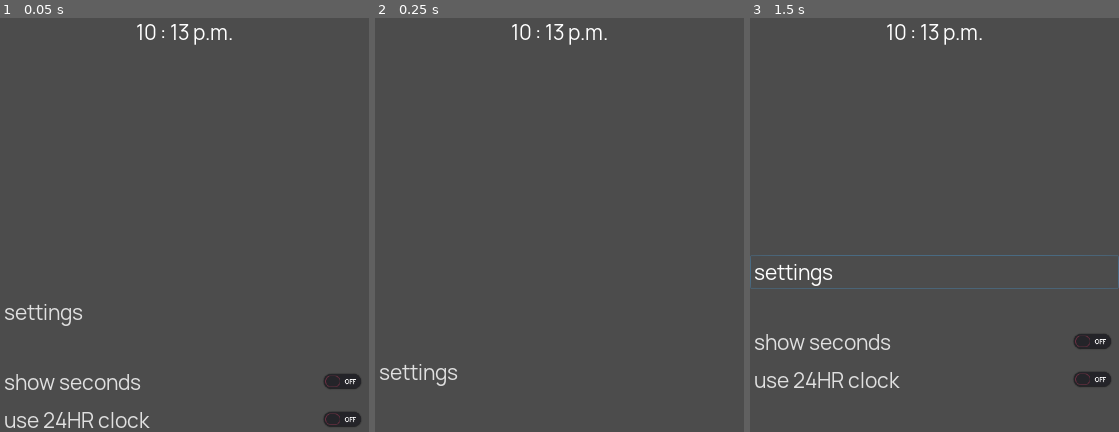
Above: before the commit, frames 1-3 (left to right).
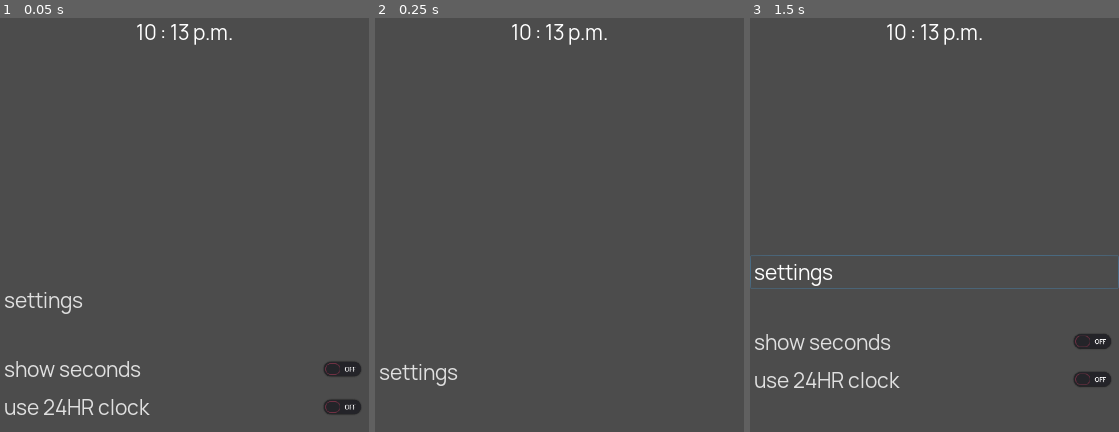
Above: after the commit, the same moments.

Repository: mrwm/clock
Game: Godot game, scene res://Main.tscn
Two runs of this game, one before a commit and one after it. Both use one fixed random seed, a clock stepped at 60 frames per second and the inputs below.
Inputs (mouse positions are in pixels of both pictures, inside the frame that each line leads up to):
- Up to frame 1 (0.05 s): no input
- Up to frame 2 (0.25 s): no input
- Up to frame 3 (1.5 s): tap Enter at 0.5 s; move the mouse to (outside the picture) at 0.52 s; click (outside the picture) at 0.67 s; click "settings" at 1.25 s

The runs differ from the first frame. In frame 1, 3.7% of the frame differs, in the area x 1-98%, y 66-100%; in frame 2, nothing differs; in frame 3, nothing differs.

Commit message:
update todo

Diff:
--- a/Clock.gd
+++ b/Clock.gd
@@ -7,7 +7,6 @@
 onready var hour = $"VBoxContainer/CenterContainer/TimeSplit/Hour";
 onready var minute = $"VBoxContainer/CenterContainer/TimeSplit/Minute";
 onready var second = $"VBoxContainer/CenterContainer/TimeSplit/Second";
-var touchpos = null
 
 # Called when the node enters the scene tree for the first time.
 func _ready():
@@ -15,7 +14,6 @@
   var Menu : PackedScene = load("res://Menu.tscn")
   var menu = Menu.instance()
   add_child(menu)
-  touchpos = menu.get_node("VBoxContainer/touchpos")
 
   #print(Engine.time_scale) #How fast we want the program to run
   ampm.set_text("")
@@ -35,10 +33,10 @@
 
   if (currentHour > 12):
     isAM = false;
-  # Toggle between 24 and 12 hour clocks
-  if (!Variables.use24hour):
-    currentHour = currentHour - 12;
-    ampm.visible = true;
+    # Toggle between 24 and 12 hour clocks
+    if (!Variables.use24hour):
+      currentHour = currentHour - 12;
+      ampm.visible = true;
 
   # Pad numbers less than 10 with a leading zero
   if currentMinute < 10:
--- a/Main.tscn
+++ b/Main.tscn
@@ -1,71 +1,6 @@
 [gd_scene load_steps=2 format=2]
 
-[ext_resource path="res://Clock.gd" type="Script" id=1]
+[ext_resource path="res://Main.gd" type="Script" id=1]
 
 [node name="Main" type="Node"]
-
-[node name="Clock" type="Control" parent="."]
-anchor_right = 1.0
-anchor_bottom = 1.0
 script = ExtResource( 1 )
-__meta__ = {
-"_edit_use_anchors_": true
-}
-
-[node name="VBoxContainer" type="VBoxContainer" parent="Clock"]
-anchor_right = 1.0
-anchor_bottom = 1.0
-alignment = 1
-
-[node name="CenterContainer" type="CenterContainer" parent="Clock/VBoxContainer"]
-margin_right = 1080.0
-margin_bottom = 2340.0
-size_flags_horizontal = 3
-size_flags_vertical = 3
-
-[node name="TimeSplit" type="HBoxContainer" parent="Clock/VBoxContainer/CenterContainer"]
-margin_left = 367.0
-margin_top = 1125.0
-margin_right = 713.0
-margin_bottom = 1214.0
-size_flags_horizontal = 3
-size_flags_vertical = 3
-
-[node name="Hour" type="Label" parent="Clock/VBoxContainer/CenterContainer/TimeSplit"]
-margin_right = 88.0
-margin_bottom = 89.0
-size_flags_horizontal = 3
-size_flags_vertical = 7
-text = "HH"
-align = 1
-valign = 1
-
-[node name="Minute" type="Label" parent="Clock/VBoxContainer/CenterContainer/TimeSplit"]
-margin_left = 96.0
-margin_right = 204.0
-margin_bottom = 89.0
-size_flags_horizontal = 3
-size_flags_vertical = 7
-text = "MM"
-align = 1
-valign = 1
-
-[node name="Second" type="Label" parent="Clock/VBoxContainer/CenterContainer/TimeSplit"]
-margin_left = 212.0
-margin_right = 290.0
-margin_bottom = 89.0
-size_flags_horizontal = 3
-size_flags_vertical = 7
-text = "SS"
-align = 1
-valign = 1
-
-[node name="ampm" type="Label" parent="Clock/VBoxContainer/CenterContainer/TimeSplit"]
-margin_left = 298.0
-margin_right = 346.0
-margin_bottom = 89.0
-size_flags_horizontal = 3
-size_flags_vertical = 7
-text = "..."
-align = 1
-valign = 1
--- a/Menu.gd
+++ b/Menu.gd
@@ -4,7 +4,6 @@
 onready var settingsBtn = $"VBoxContainer/SettingsBtn";
 onready var secondToggle = $"VBoxContainer/SecondToggle";
 onready var use24Toggle = $"VBoxContainer/Use24Toggle";
-onready var touchpos = $"VBoxContainer/touchpos";
 
 var menuPostion = null
 var menuSize = null
@@ -13,7 +12,6 @@
 # Called when the node enters the scene tree for the first time.
 func _ready():
   menuPostion = self.rect_position;
-  touchpos.set_text(""); # leave empty for padding bottom of screen
   use24Toggle.connect("toggled", self,"_on_User24Toggle_toggled");
   settingsBtn.connect("toggled", self,"_on_SettingsBtn_toggled");
 
@@ -28,8 +26,10 @@
 
 # TODO:
 #
-# - Make the settings button slide up & reveal more info when pressed
-# - Make the menu slide up when a slide-up gesture is detected
+# -[x] Make the settings button slide up & reveal more info when pressed
+# -[x] Make the menu slide up when a slide-up gesture is detected
+# -[ ] Make the menu entries via code, instead of manual
+# -[ ] Load different parts of the menu depending on the current scene
 #
 
 var t1 = 0.0
--- a/Menu.tscn
+++ b/Menu.tscn
@@ -48,6 +48,5 @@
 margin_right = 1080.0
 margin_bottom = 1170.0
 size_flags_horizontal = 3
-text = "..."
 
 [connection signal="toggled" from="VBoxContainer/SecondToggle" to="." method="_on_SecondToggle_toggled"]
--- a/System.gd
+++ b/System.gd
@@ -8,12 +8,11 @@
 # Figure out the swipe direction
 var initialPoint = Vector2(0,0);
 var secondPoint = Vector2(0,0);
-const vectorDeviation = Vector2(200, 500)
+# The difference allowed for directional swipe
+const vectorSensitivity = Vector2(200, 200)
+
 func _input(event):
-  # The difference allowed for directional swipe
-
-  if (event is InputEventScreenTouch):
-    if (event.pressed):
+  if (event is InputEventScreenTouch) and (event.pressed):
       initialPoint = event.position;
 
   if (event is InputEventScreenTouch) and (!event.pressed):
@@ -27,20 +26,20 @@
   # Check which vector is dominant (X or Y)
   if (deviation.x > deviation.y):
   # Check direction of X
-    if (firstPt.x > secondPt.x) and (deviation.x > vectorDeviation.x):
+    if (firstPt.x > secondPt.x) and (deviation.x > vectorSensitivity.x):
       #print("initial larger x <-" + str(deviation.x))
       pass
-    elif (firstPt.x < secondPt.x) and (deviation.x > vectorDeviation.x):
+    elif (firstPt.x < secondPt.x) and (deviation.x > vectorSensitivity.x):
       #print("initial smaller x ->" + str(deviation.x))
       pass
   else:
     # Check direction of Y
-    if (firstPt.y > secondPt.y) and (deviation.y > vectorDeviation.y):
+    if (firstPt.y > secondPt.y) and (deviation.y > vectorSensitivity.y):
       # TODO: Show menu on swipe up
       Variables.showSettings = true
       #print("initial larger y U " + str(deviation.y))
       pass
-    elif (firstPt.y < secondPt.y) and (deviation.y > vectorDeviation.y):
+    elif (firstPt.y < secondPt.y) and (deviation.y > vectorSensitivity.y):
       Variables.showSettings = false
       #print("initial smaller y D " + str(deviation.y))
       pass
--- a/Variables.gd
+++ b/Variables.gd
@@ -11,3 +11,4 @@
 
 enum CurrentSceneIs { CLOCK, TIMER, STOPWATCH, ALARM }
 var currentScene = null
+var defaultScene = CurrentSceneIs.CLOCK
